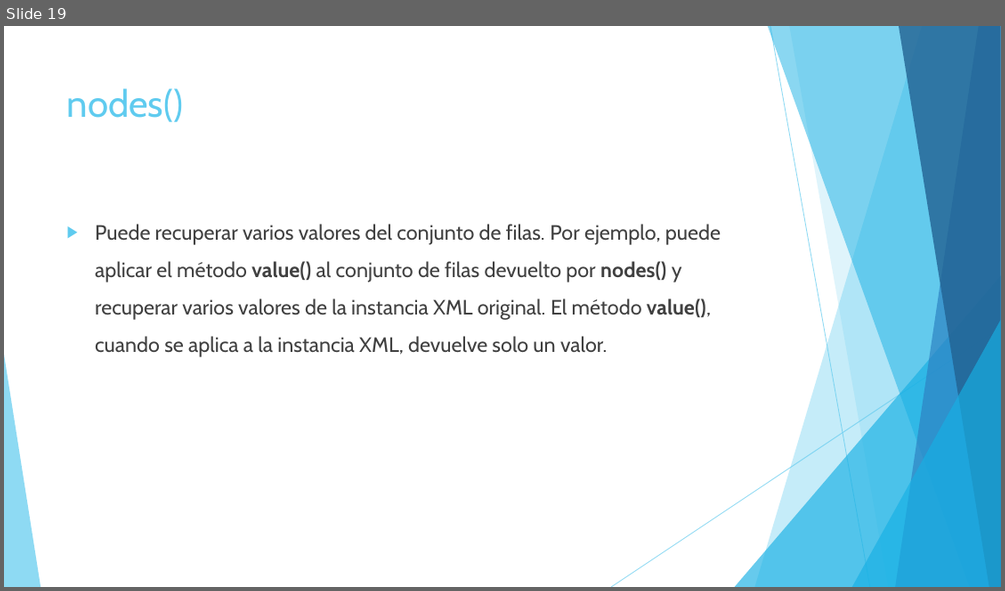
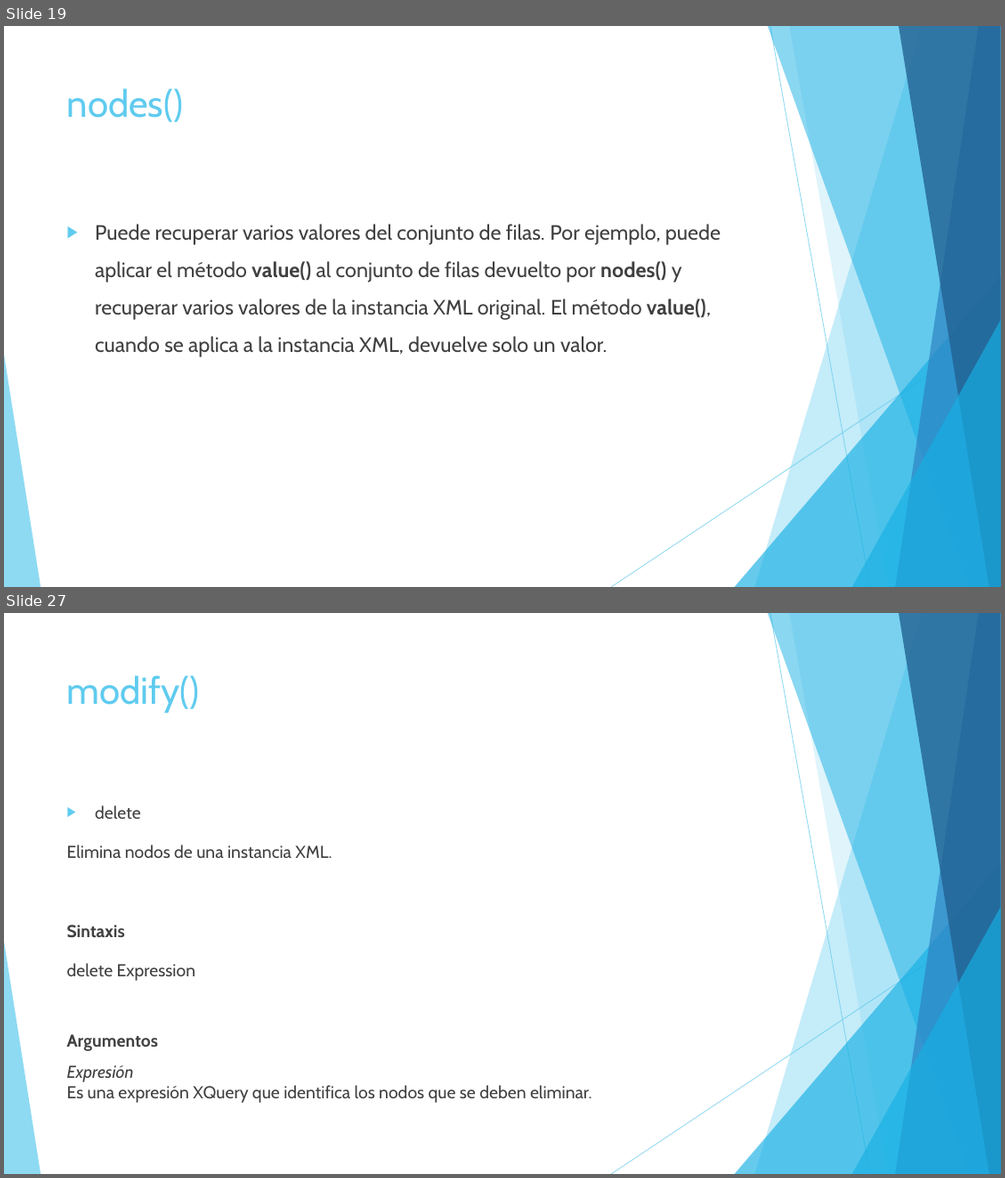
Before and after one commit to l2andy/KnockoutExample, a slide deck: Ponencias/Manejo de XML con SQL Server.pptx. Shown one above the other, each under a label of ours: slide 19 before the commit, slides 19 and 27 after it; the slides between them are not shown. The pictures are 1005x591 and 1005x1178 pixels, drawn with LibreOffice and Linux fonts; fonts in the diff are those of the drawing. Boxes give left, top, right and bottom in pixels: in the first picture for what was removed or moved away, otherwise in the second. Text is boxed around its words. In the diff, an @@ line names an element or a change of style, - is before the commit and + after.

```diff
--- a/Ponencias/Manejo de XML con SQL Server.pptx
+++ b/Ponencias/Manejo de XML con SQL Server.pptx
@@ slide 27 added at (4, 613, 1001, 1174), background #FFFFFF; not listed: 10 template elements that a slide beside it also shows @@
@@ title added at (67, 675, 200, 713), 36 pt, text #5FCBEF @@
+modify()
@@ text added at (67, 805, 592, 1103), 16.6 pt, text #404040 @@
+▶ delete
+Elimina nodos de una instancia XML.
+Sintaxis
+delete Expression
+Argumentos
+Expresión
+Es una expresión XQuery que identifica los nodos que se deben eliminar.
```
Also in this commit, not shown: 2 slides changed, 9 other slides added, 1 slide removed, 1 other file.
